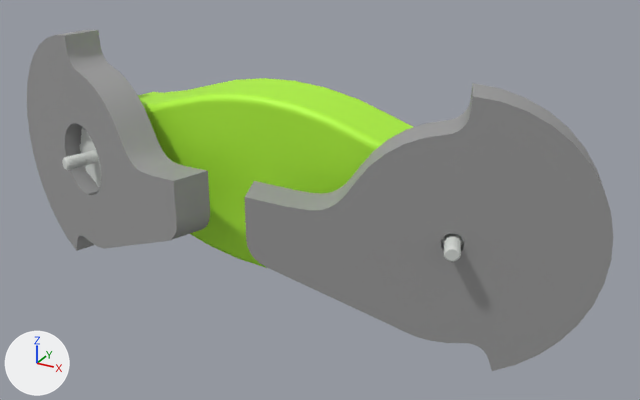
Two versions of the glTF model assets/models/torque-walker.glb, one commit apart.
Rendered twice from a 50 mm lens placed at (151.0, -264.0, 117.0), pointed at (18.0, -23.0, -3.0). Every picture has the same lights, and +X, +Y and +Z are marked at lower left. The older version comes first. Where no turn or scale is listed for an object, it has been applied to the vertices. Vertices at exactly the same position are counted once.
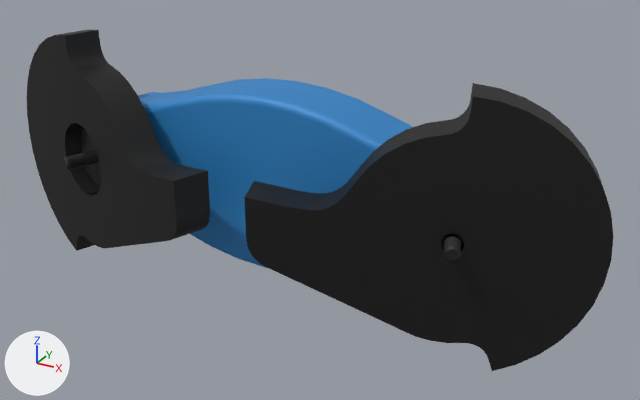
Location of each change, [x1, y1, x2, y2] in pixels of the pictures (640 x 400 px):
part 1 of me_mesh_0, recoloured
    both: [62, 127, 464, 262]
part 2 of me_mesh_0, recoloured (grey to black)
    both: [27, 29, 613, 371]
part 3 of me_mesh_0, recoloured (green to blue)
    both: [138, 78, 413, 268]

The edits, one by one:
Material '0.0056,0.0056,0.0056' (mat_0_0056_0_0056_0_0056) is new.
Its base color is (0.00561, 0.00561, 0.00561) (black #111111).
Its metallic is 0.08.
Its roughness is 0.55.
Material '0.0284,0.2384,0.5841' (mat_0_0284_0_2384_0_5841) is new.
Its base color is (0.0284, 0.238, 0.584) (blue #2f86c9).
Its metallic is 0.08.
Its roughness is 0.55.
Material '0.0110,0.0110,0.0110' (mat_0_0110_0_0110_0_0110) is new.
Its base color is (0.011, 0.011, 0.011) (black #1b1b1b).
Its metallic is 0.08.
Its roughness is 0.55.
me_mesh_0 has 10920 vertices, 22222 faces and spans x 0.0..230.0, y -61.0..0.0, z 0.0..89.0.
me_mesh_0 is used by ob_mesh_0; location (-114.9, 0.0, -43.2).
me_mesh_0 part 1: all 14648 faces that had it switch from mat_cad_default (light grey #dde1dd) to mat_0_0110_0_0110_0_0110 (black #1b1b1b).
me_mesh_0 part 2: 748 of the faces centred in x 2.0..228.0, y -60.0..-15.0, z 1.0..88.0 switch from mat_0_3515_0_3515_0_3515 (grey #a0a0a0) to mat_0_0056_0_0056_0_0056 (black #111111).
me_mesh_0 part 3: all 5878 faces that had it switch from mat_0_4678_0_9734_0_0467 (green #b6fc3d) to mat_0_0284_0_2384_0_5841 (blue #2f86c9).
